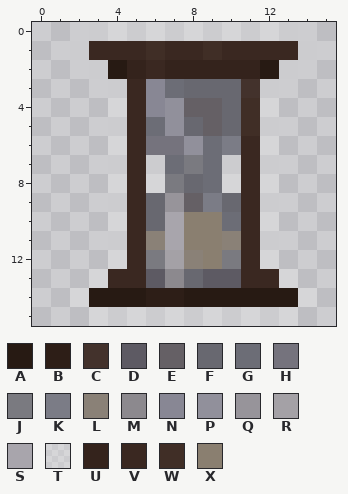
One commit to this pixel-art sprite: Ghul_Unity/Assets/Textures/Sprites/Items/Sanduhr.png. This is how it looked before the edit.
The file is 16x16 pixels. Colours within 5 levels of each other are drawn and written as one.
Palette (. is transparent): A #271a13  B #2d1e17  C #43322c  D #5d5a63  E #656065  F #686870  G #6c6d76  H #75737d  J #7a7a80  K #7b7c86  L #8a8177  M #8c898e  N #888794  P #91909b  Q #97949a  R #a4a1a6  S #a8a5ac  T #ececec4d  U #34231c  V #3a2821  W #402e26  X #8a7f70
After:
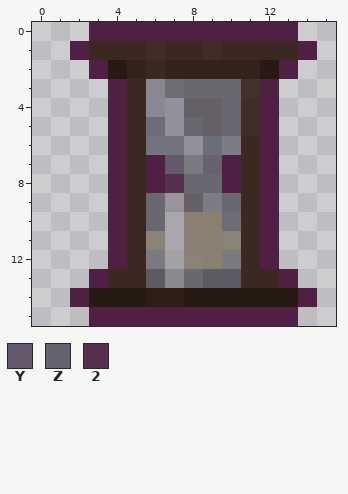
Colours new in this view: Y #64596a  Z #67626f  2 #57304f
Difference:
Colour T changes from #ececec4d to #501f44.
The edit turns colour J into colour 2 in row 8 at x 7.
The edit turns colour G into colour F in row 8 at x 9.
The edit turns colour G into colour Y in row 7 at x 7.
The edit turns colour G into colour Z in row 7 at x 9.
